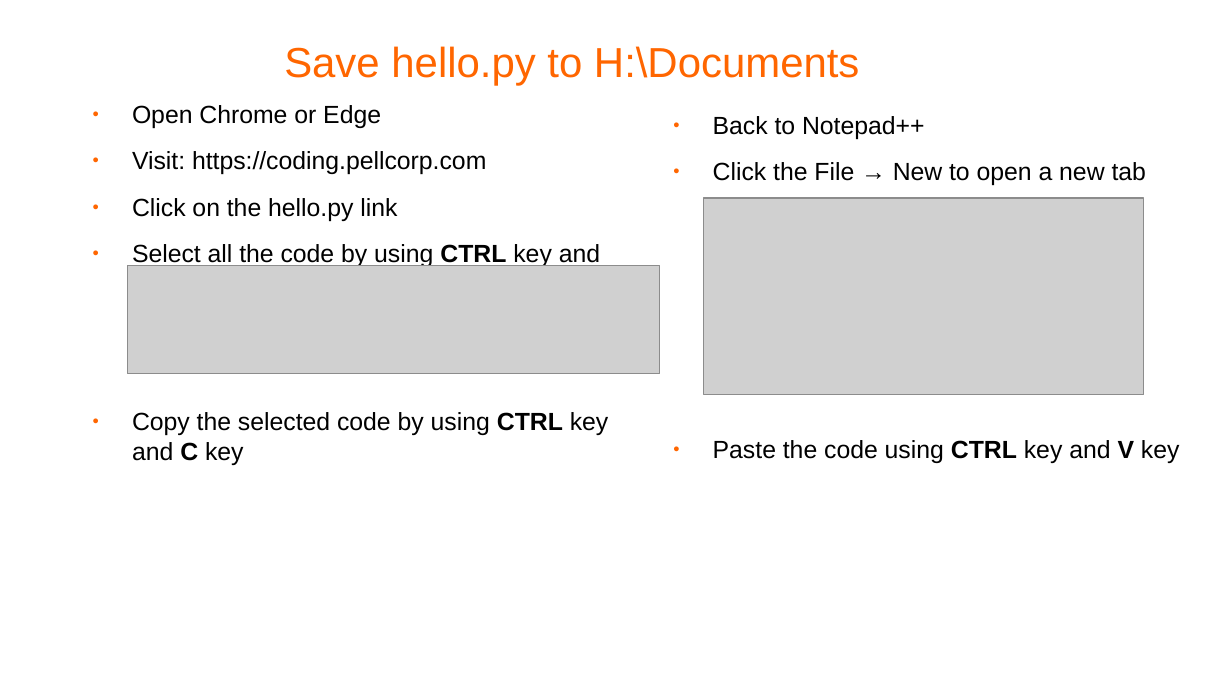
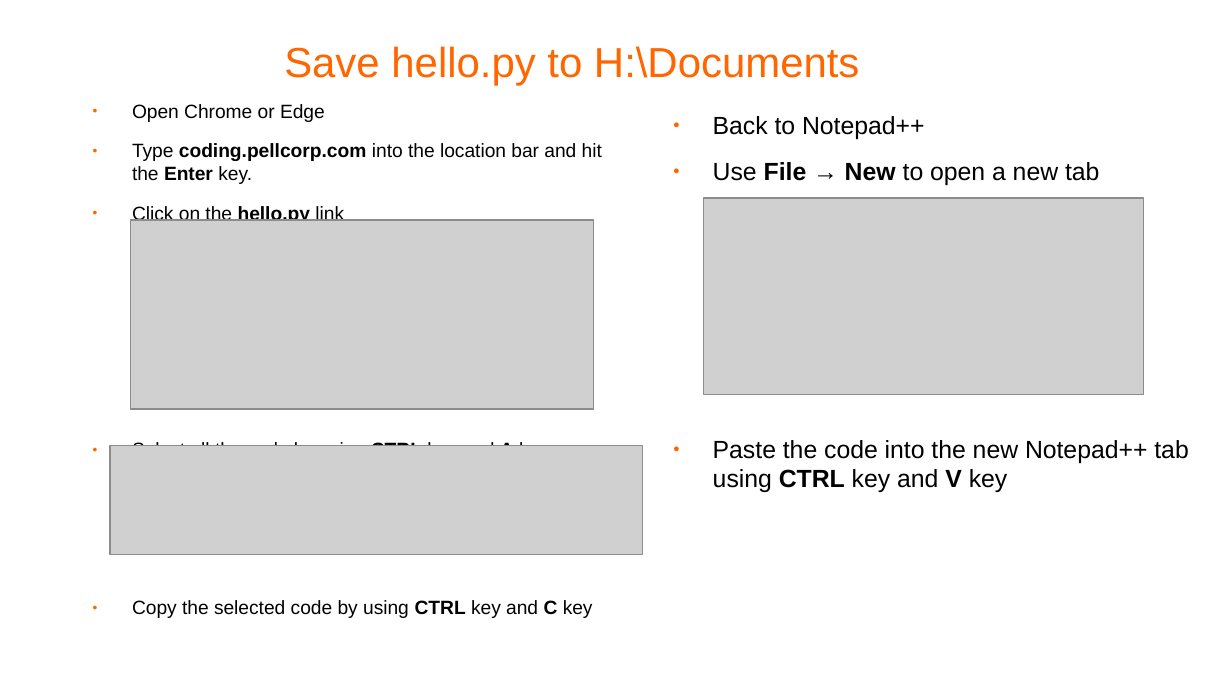
Before and after one commit to pellcorp/coding, a slide deck: slide 7 of docs/python-coding.odp (slide 9 before the commit). Drawn at 1232x693 pixels with LibreOffice and Linux fonts; fonts in the diff are those of the drawing; grey boxes stand for pictures; background and template pictures are left out. Boxes give left, top, right and bottom in pixels: in the first picture for what was removed or moved away, otherwise in the second. Text is boxed around its words. In the diff, an @@ line names an element or a change of style, - is before the commit and + after.

Commit message:
fixed up the coding slides

```diff
--- a/docs/python-coding.odp
+++ b/docs/python-coding.odp
@@ text at (132, 104, 593, 618): size 16 to 12.4 pt in "Open Chrome or Edge", "Click on the hello.py link", "Select all the code by using CTRL ...", "Copy the selected code by using CTRL ..."; bold on in "hello.py" @@
@@ text at (132, 143, 602, 184): text changed; size 16 to 12.4 pt @@
-● Visit: https://coding.pellcorp.com
+● Type coding.pellcorp.com into the location bar and hit the Enter key.
@@ text at (713, 162, 1188, 492): text changed @@
-● Click the File → New to open a new tab
-● Paste the code using CTRL key and V key
+● Use File → New to open a new tab
+● Paste the code into the new Notepad++ tab using CTRL key and V key
@@ picture: place and size @@
-picture at (127, 265, 661, 373)
+picture at (131, 220, 594, 409)
@@ picture added at (110, 446, 643, 555) @@
```
Also in this commit, not shown: 3 other slides changed, 4 slides added, 1 other file.
